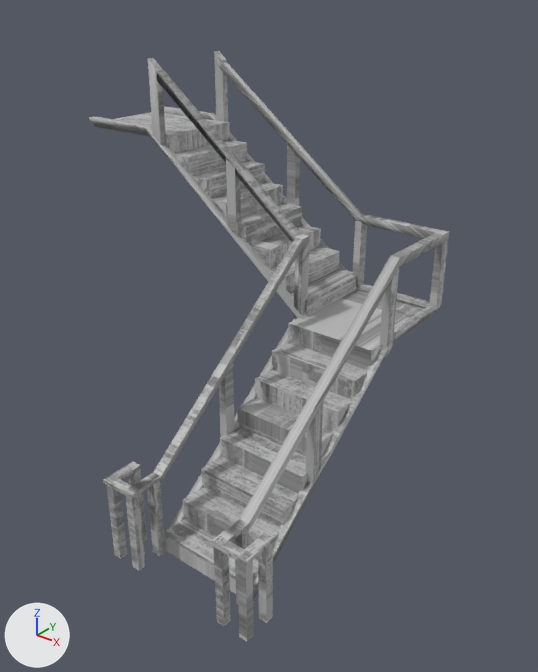
The FBX model Assets/PRISON161/Moduler_Pieces/Stairway_2.fbx as it was, and as the next commit left it.
Before and after are seen from a 50 mm lens placed at (7.26, -10.55, 9.93), pointed at (-1.42, 0.3, 3.2). Every picture has the same lights, and +X, +Y and +Z are marked at lower left. Where no turn or scale is listed for an object, it has been applied to the vertices.

Names of what the first picture shows: 'Stairway_1_002.001', 'Stairway_1_002.002', 'Stairway_1_002.003', 'Stairway_1_002.004'.
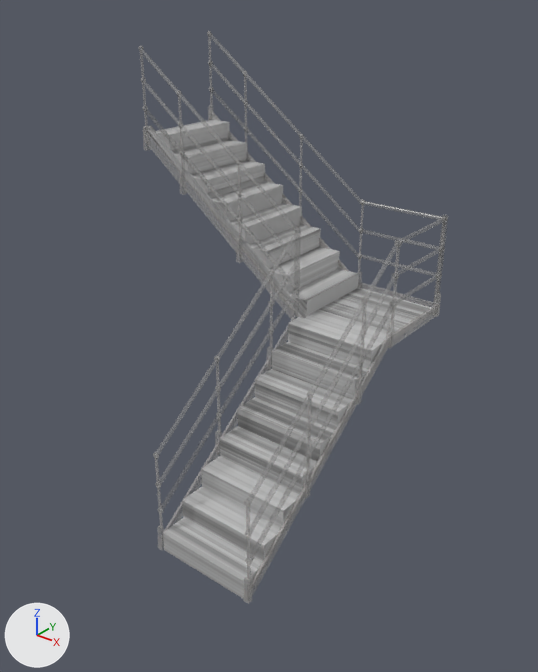
Edits to the bpy script that builds the scene:
```text
Add img_is4_txt_p1_01_png:
    img_is4_txt_p1_01_png = load_image('IS4_TXT_P1_01.png', 'ControlRoom Assets/Materials/IS4_TXT_P1_01.png', 1024, 1024, 'Non-Color')
Add mat_p1_01_mobile:
    mat_p1_01_mobile = bpy.data.materials.new('P1_01_mobile')
    # uses the picture img_is4_txt_p1_01_png
Change me_scene_142:
    used by ob_stairway_1_002_002; location = (0.0, 0.0, 0.0)
    remove me_scene_142.from_pydata(...)  # 114 vertices, 88 faces; spans x -7.52..-1.07, y 1.06..3.33, z 3.28..8.31
    add me_scene_142.from_pydata(...)  # 62 vertices, 52 faces; spans x -5.57..-1.07, y 1.06..3.33, z 3.28..6.87
    me_scene_142 part 4: the loose piece of 8 vertices spanning x -3.18..-2.93, y 3.16..3.33, z 4.81..6.58 is deleted
    me_scene_142 part 5: the loose piece of 8 vertices spanning x -5.35..-5.11, y 1.06..1.22, z 6.47..8.31 is deleted
    me_scene_142 part 6: the loose piece of 8 vertices spanning x -3.18..-2.93, y 1.06..1.22, z 4.81..6.5 is deleted
    me_scene_142 part 7: the loose piece of 8 vertices spanning x -5.35..-5.11, y 3.16..3.33, z 6.47..8.31 is deleted
    me_scene_142 part 8
    20 vertices are removed from x -7.52..-7.47, y 1.06..3.33, z 6.63..6.87
    18 faces are deleted
    me_scene_142 part 9: 52 kept faces spanning x -5.57..-1.07, y 1.06..3.33, z 3.28..6.87 get new texture (UV) coordinates
Change me_scene_143:
    used by ob_stairway_1_002_001; location = (0.0, 0.0, 0.0)
    remove me_scene_143.from_pydata(...)  # 158 vertices, 145 faces; spans x -5.23..1.46, y -3.87..3.33, z -0.05..8.18
    remove me_scene_143.materials.append(mat_prison_door_001)  # picture img_prisondoor_prison_door_basecolor_png
    add me_scene_143.from_pydata(...)  # 8244 vertices, 7819 faces; spans x -5.6..0.93, y -3.18..3.32, z -0.04..8.75
    me_scene_143 part 1: 158 vertices removed from x -5.23..1.46, y -3.87..3.33, z -0.05..8.18; 8244 vertices added at x -5.6..0.93, y -3.18..3.32, z -0.04..8.75
    add me_scene_143.materials.append(mat_p1_01_mobile)
Change me_scene_146:
    used by ob_stairway_1_002_003; location = (0.0, 0.0, 0.0)
    remove me_scene_146.from_pydata(...)  # 46 vertices, 40 faces; spans x -1.22..0.8, y -3.16..3.25, z -0.03..3.45
    add me_scene_146.from_pydata(...)  # 42 vertices, 40 faces; spans x -1.22..0.8, y -3.16..3.23, z -0.03..3.43
    me_scene_146 part 2
    8 vertices are removed from x -1.22..0.8, y 1.25..3.25, z 3.41..3.45
    8 faces are deleted
    2 vertices move from x -1.22..0.8, y 3.25, z 3.3 to x -1.22..0.8, y 3.23, z 3.3
    4 vertices are added at (0.8, 1.27, 3.43), (-1.22, 1.27, 3.43), (0.8, 3.23, 3.43), (-1.22, 3.23, 3.43)
    8 new faces join them
    me_scene_146 part 3: 32 kept faces spanning x -1.22..0.8, y -3.16..3.23, z -0.03..3.41 get new texture (UV) coordinates
Remove ob_stairway_1_002_004:
    ob_stairway_1_002_004 = bpy.data.objects.new('Stairway_1_002.004', me_scene_145)
    ob_stairway_1_002_004.location = (0.0, 0.0, 0.0)
```

What differs and where, as boxes (x1, y1, x2, y2) in the pictures (538 x 672 px; the box of a moved part takes in the faces that stretch with it):
'Stairway_1_002.003', reshaped: before (164, 290, 434, 594); after (163, 288, 434, 600)
'Stairway_1_002.002', reshaped (18% narrower, 23% shorter): before (89, 51, 356, 319); after (145, 113, 363, 319)
'Stairway_1_002.001', reshaped: before (210, 58, 449, 642); after (363, 201, 443, 242)
'Stairway_1_002.004', deleted: before (103, 67, 309, 571)
part 2 of me_scene_146, moved or reshaped: before (289, 290, 434, 365); after (245, 288, 434, 600)
part 3 of me_scene_146, surface changed: (164, 323, 372, 594) in both
part 4 of me_scene_142, deleted: before (287, 144, 300, 206)
part 5 of me_scene_142, deleted: before (148, 58, 166, 145)
part 6 of me_scene_142, deleted: before (226, 159, 241, 236)
part 7 of me_scene_142, deleted: before (214, 51, 228, 122)
part 8 of me_scene_142, deleted: before (89, 106, 213, 136)
part 9 of me_scene_142, surface changed: (145, 113, 356, 319) in both
